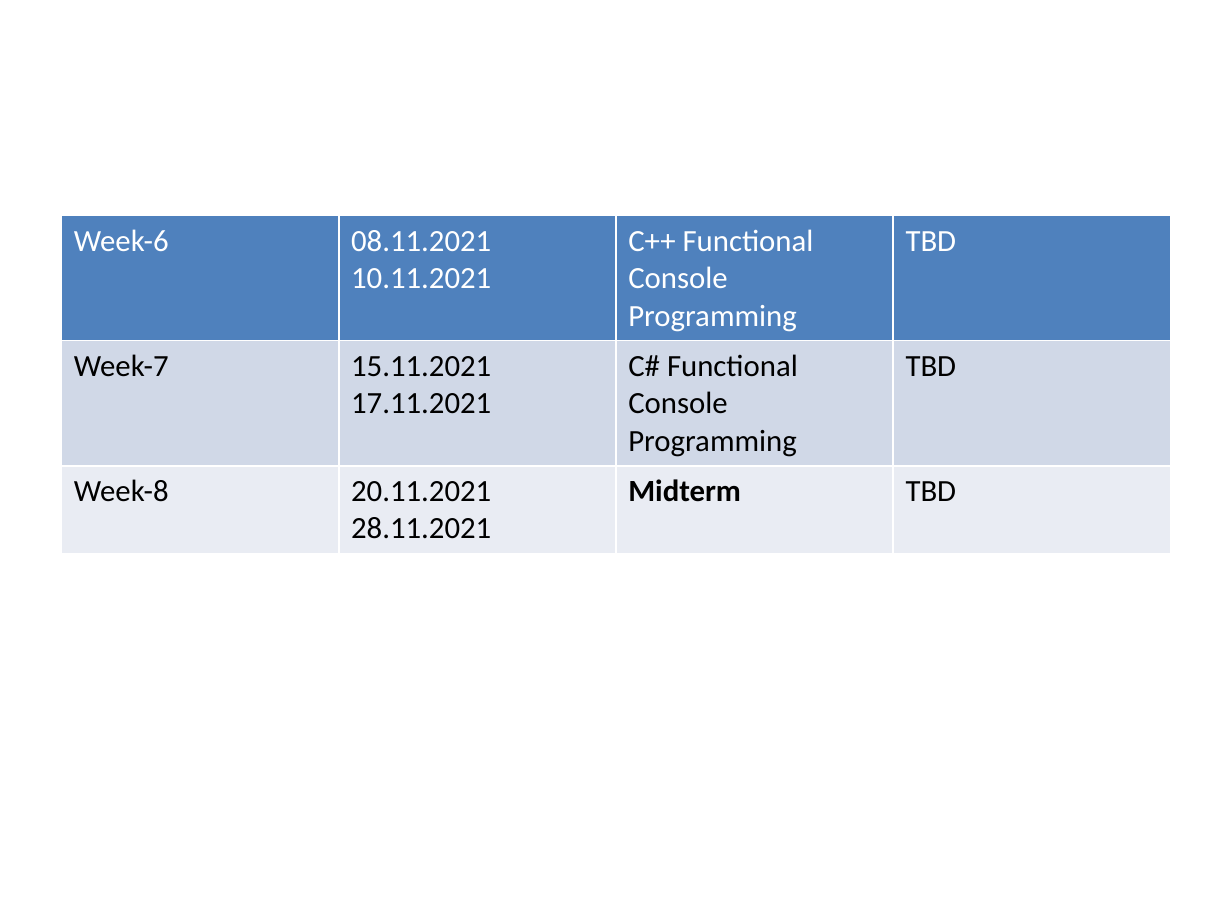
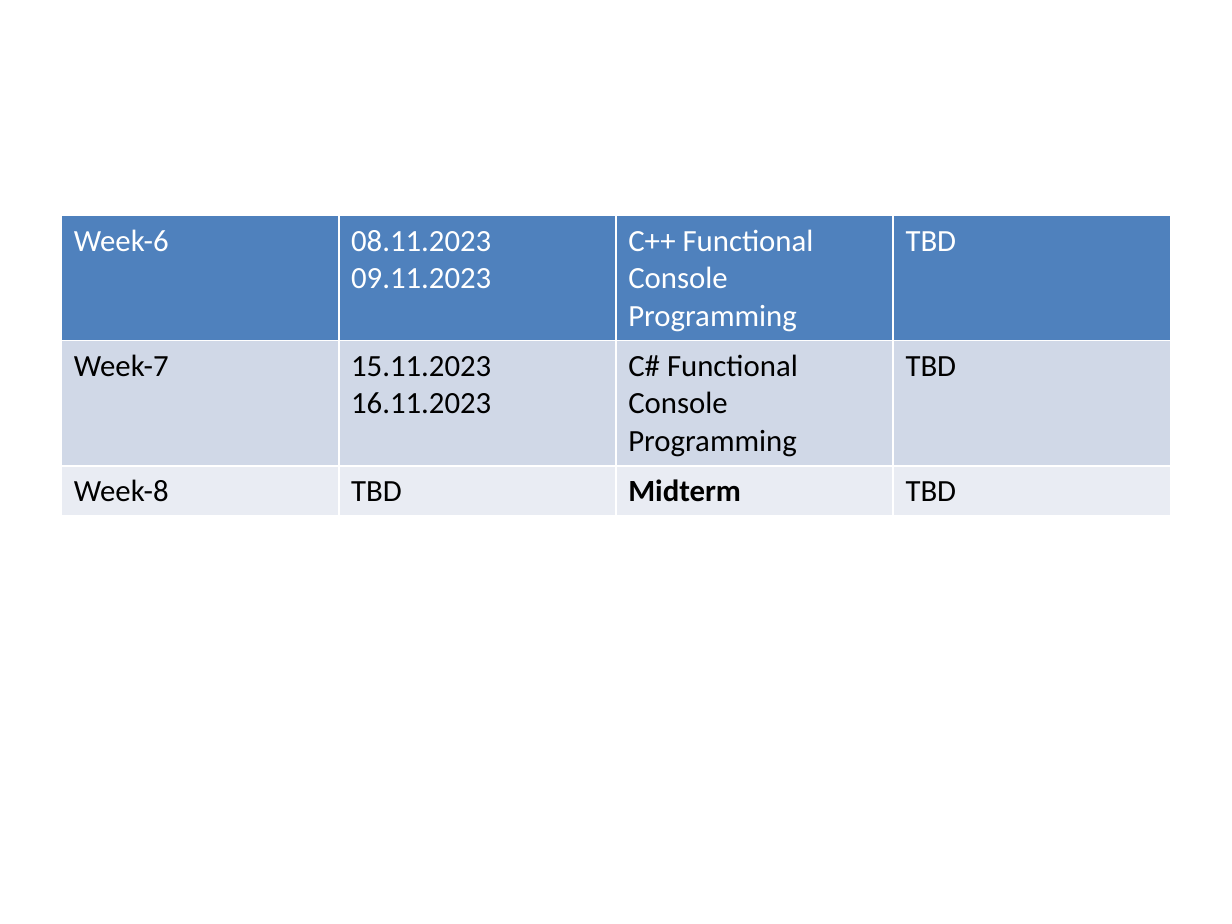
Before and after one commit to ucoruh/ce103-algorithms-and-programming-I, a slide deck: slide 41 of docs/syllabus/syllabus.en.md_word.pptx. Drawn at 1232x924 pixels with LibreOffice and Linux fonts; fonts in the diff are those of the drawing. Boxes give left, top, right and bottom in pixels: in the first picture for what was removed or moved away, otherwise in the second. Text is boxed around its words. In the diff, an @@ line names an element or a change of style, - is before the commit and + after.

```diff
--- a/docs/syllabus/syllabus.en.md_word.pptx
+++ b/docs/syllabus/syllabus.en.md_word.pptx
@@ table at [62,216,1170,824] @@
-row 1, column 2: 08.11.2021 10.11.2021
+row 1, column 2: 08.11.2023 09.11.2023
-row 2, column 2: 15.11.2021 17.11.2021
+row 2, column 2: 15.11.2023 16.11.2023
-row 3, column 2: 20.11.2021 28.11.2021
+row 3, column 2: TBD
```
Also in this commit, not shown: 9 other slides changed, 16 other files.
